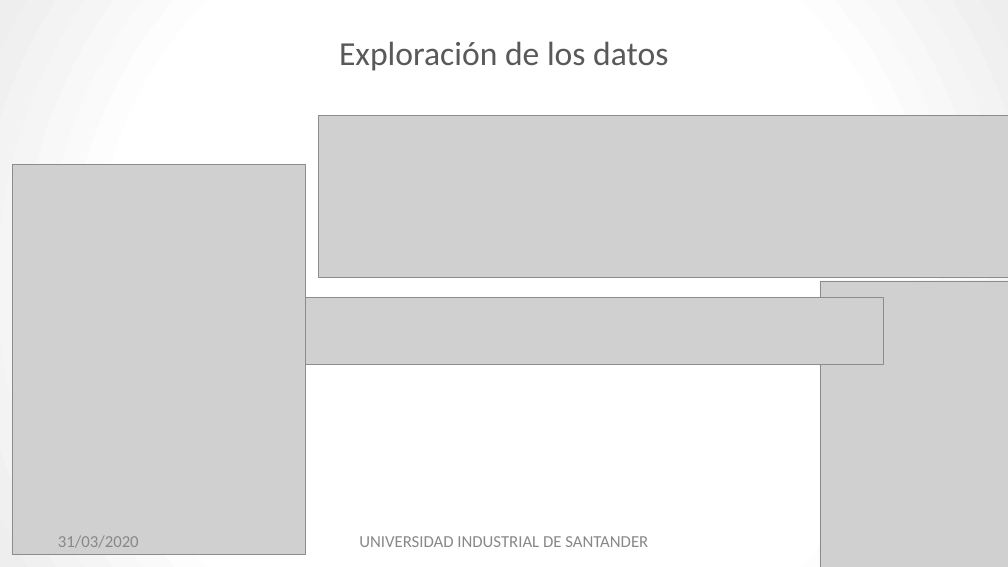
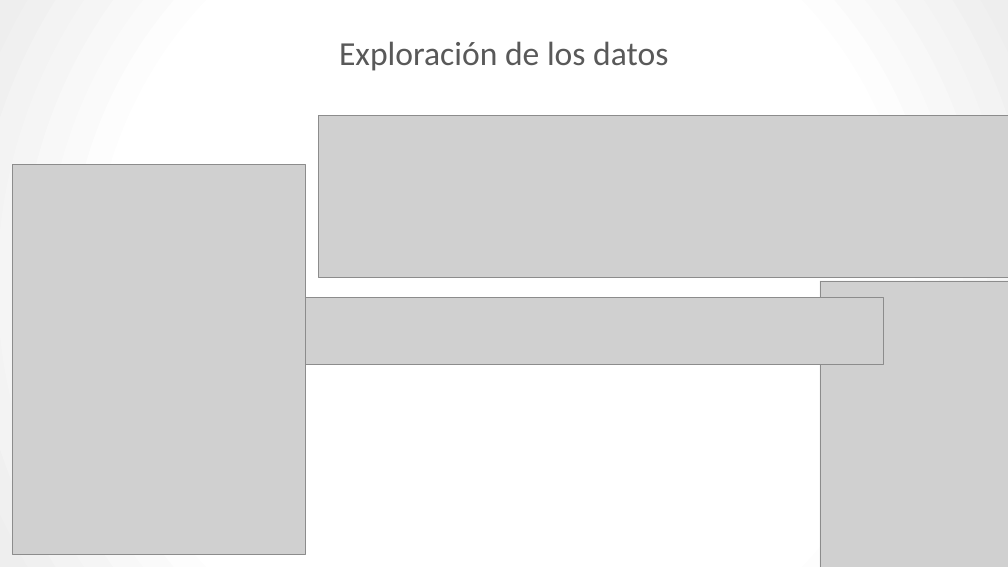
Before and after one commit to Jamf05/2019-2-simulacion-digital-proyecto, a slide deck: slide 12 of PREDICCIÓN DE ENTRADA DE EXTRANJEROS EN COLOMBIA POR MEDIO DE SERIES DE TIEMPO.pptx. Drawn at 1008x567 pixels with LibreOffice and Linux fonts; fonts in the diff are those of the drawing; grey boxes stand for pictures. Boxes give left, top, right and bottom in pixels: in the first picture for what was removed or moved away, otherwise in the second. Text is boxed around its words. In the diff, an @@ line names an element or a change of style, - is before the commit and + after.

```diff
--- a/PREDICCIÓN DE ENTRADA DE EXTRANJEROS EN COLOMBIA POR MEDIO DE SERIES DE TIEMPO.pptx
+++ b/PREDICCIÓN DE ENTRADA DE EXTRANJEROS EN COLOMBIA POR MEDIO DE SERIES DE TIEMPO.pptx
@@ text removed at (x1=58, y1=536, x2=139, y2=548) @@
-31/03/2020
@@ text removed at (x1=359, y1=536, x2=648, y2=547) @@
-UNIVERSIDAD INDUSTRIAL DE SANTANDER
```
Also in this commit, not shown: 31 other slides changed, 1 other file.
